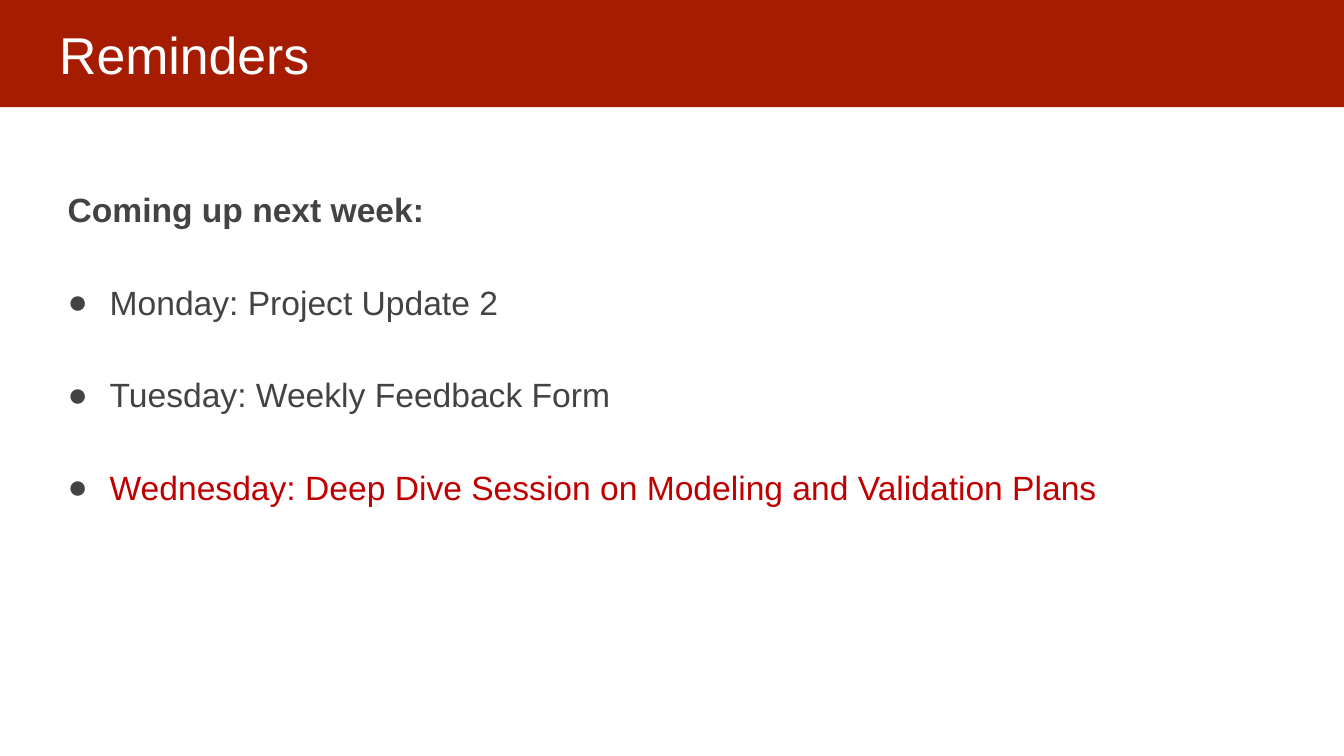
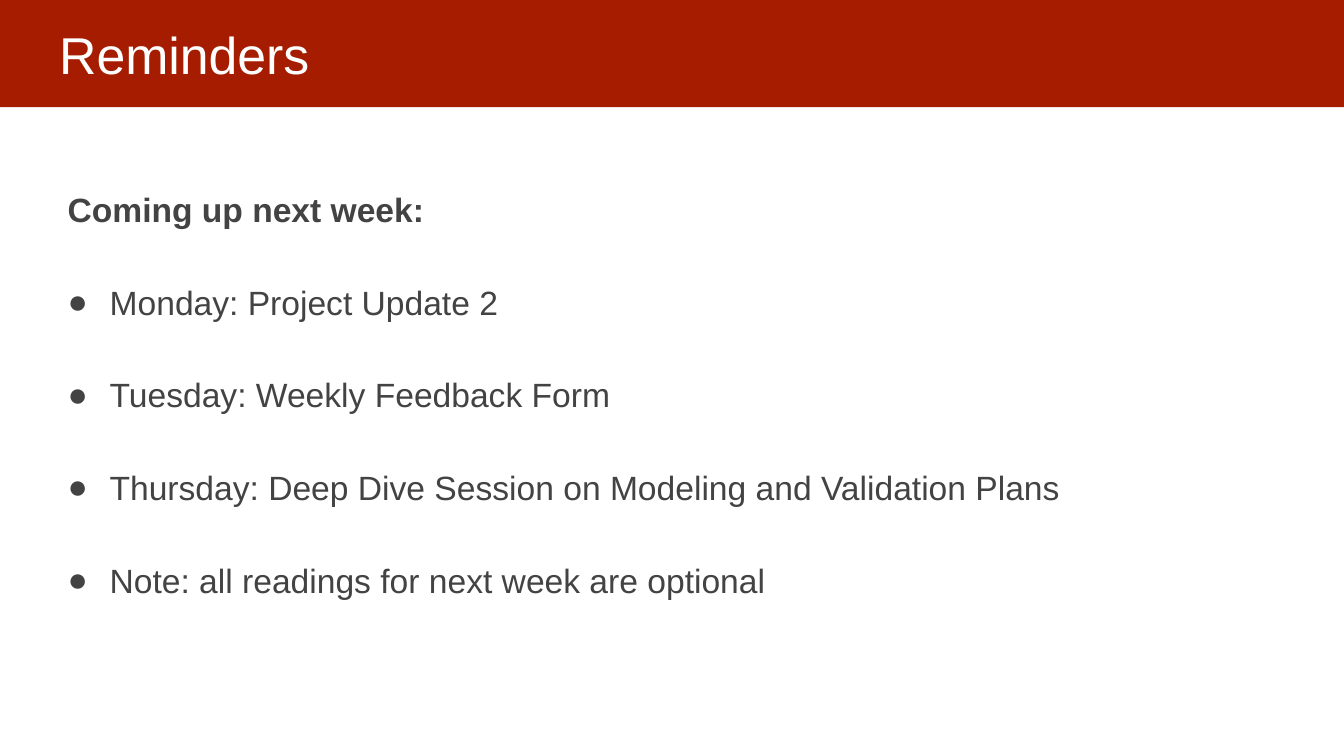
Before and after one commit to dssg/MLinPractice, a slide deck: slide 2 of Lectures/Lecture6-EvaluationMetrics.pptx. Drawn at 1344x756 pixels with LibreOffice and Linux fonts; fonts in the diff are those of the drawing. Boxes give left, top, right and bottom in pixels: in the first picture for what was removed or moved away, otherwise in the second. Text is boxed around its words. In the diff, an @@ line names an element or a change of style, - is before the commit and + after.

Commit message:
Thursday slides

```diff
--- a/Lectures/Lecture6-EvaluationMetrics.pptx
+++ b/Lectures/Lecture6-EvaluationMetrics.pptx
@@ text at [110, 475, 1059, 600]: text changed; text colour #C00000 to #434343 @@
-● Wednesday: Deep Dive Session on Modeling and Validation Plans
+● Thursday: Deep Dive Session on Modeling and Validation Plans
+● Note: all readings for next week are optional
```
Also in this commit, not shown: 2 other slides changed, 2 slides added.
